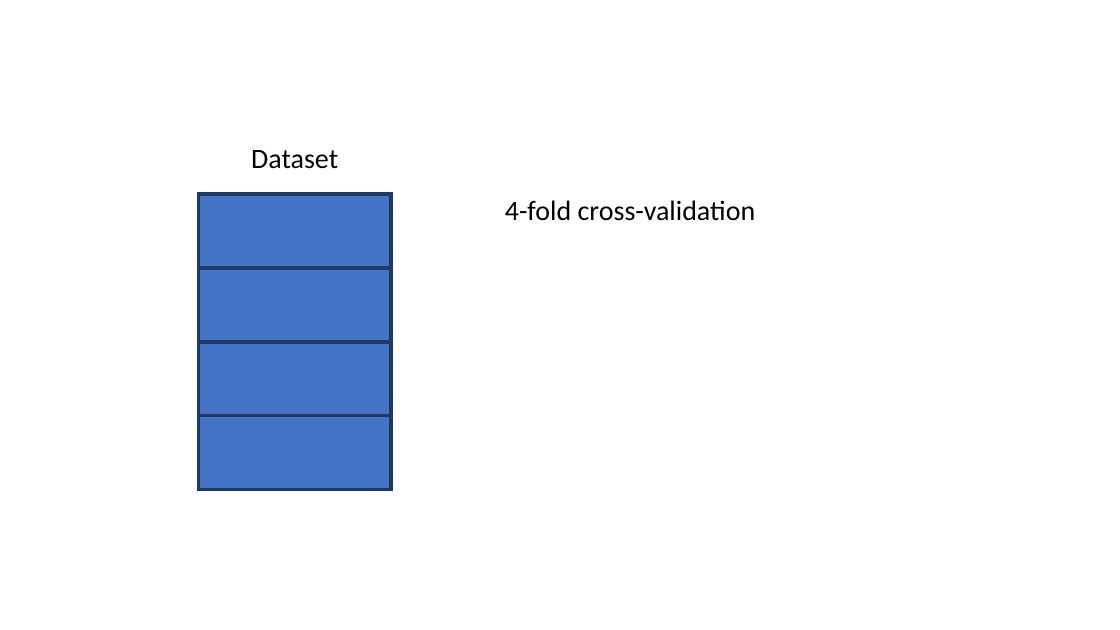
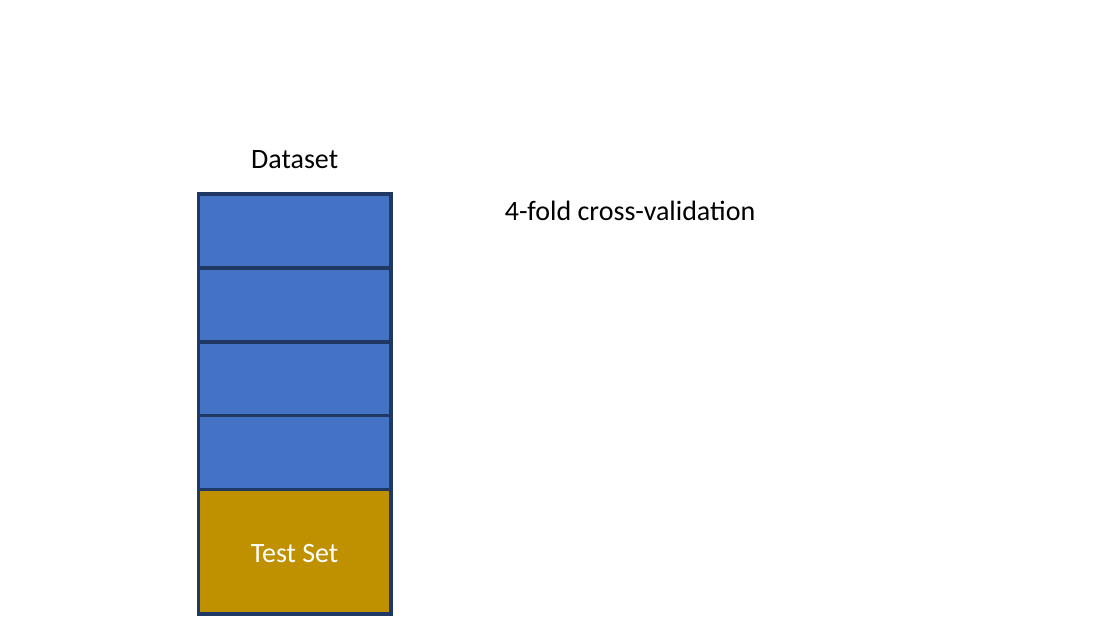
Before and after one commit to mathphysmx/teaching-ml, a slide deck: slide 6 of slides/03_ML_MLprojectExample.pptx (slide 5 before the commit). Drawn at 1120x630 pixels with LibreOffice and Linux fonts; fonts in the diff are those of the drawing; grey boxes stand for pictures. Boxes give left, top, right and bottom in pixels: in the first picture for what was removed or moved away, otherwise in the second. Text is boxed around its words. In the diff, an @@ line names an element or a change of style, - is before the commit and + after.

```diff
--- a/slides/03_ML_MLprojectExample.pptx
+++ b/slides/03_ML_MLprojectExample.pptx
@@ rectangle added at box(198, 490, 391, 614), fill #BF9000, outline #203864 3 pt, 24 pt, text #FFFFFF @@
+Test Set
```
Also in this commit, not shown: 1 other slide changed, 2 slides added, 1 slide removed, 9 other files.
